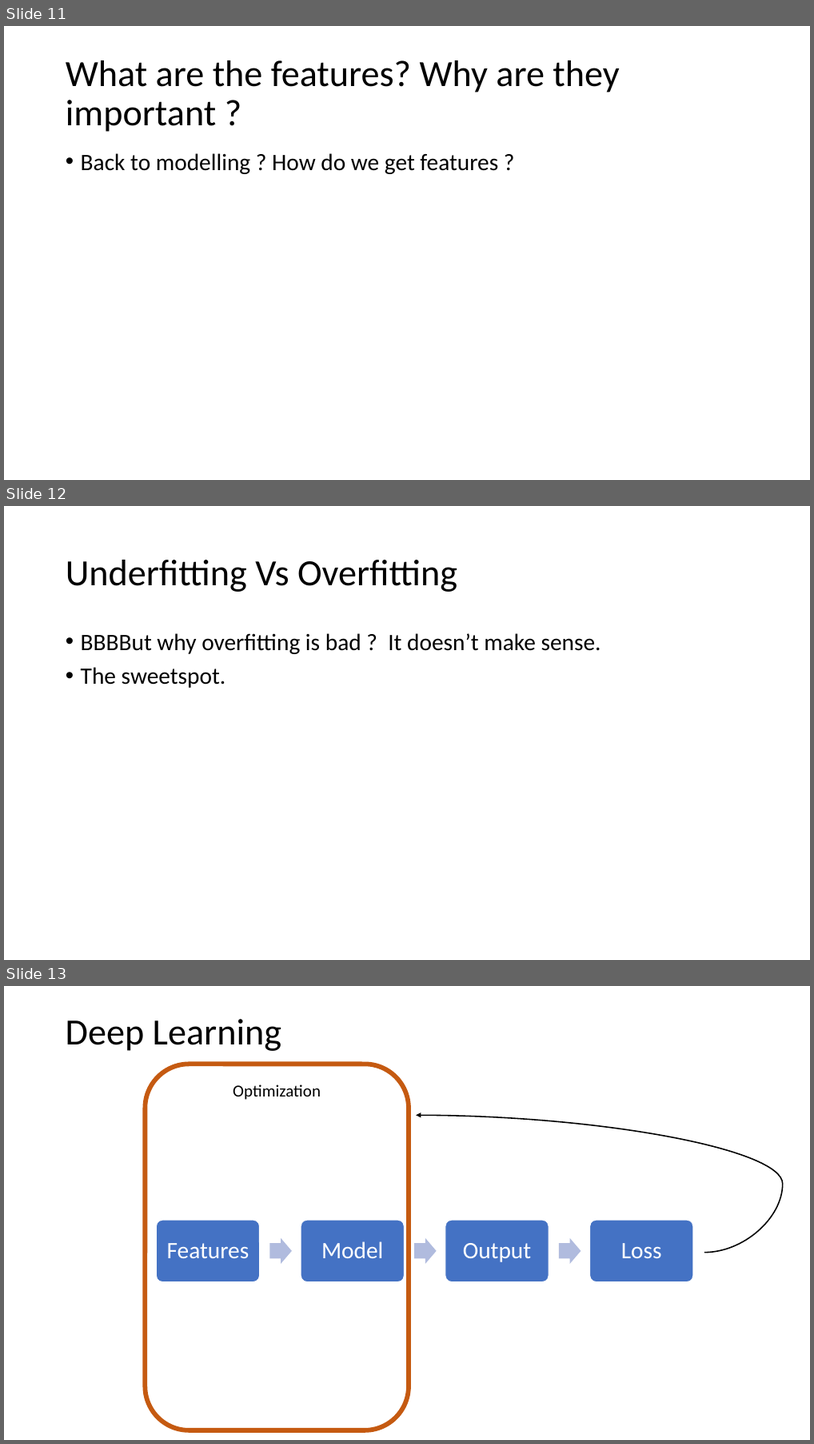
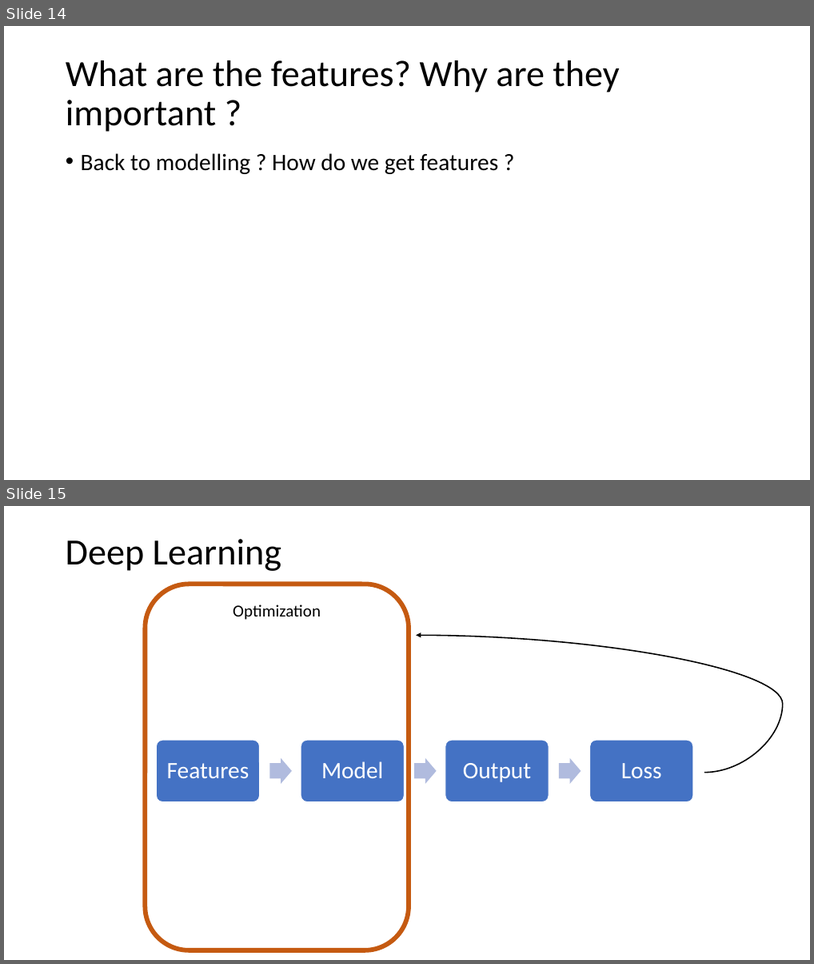
Before and after one commit to moayad-hsn/IndabaX-Sudan-2019, a slide deck: Intro to ML.pptx. Shown one above the other, each under a label of ours: slides 11, 12 and 13 before the commit, slides 14 and 15 after it. The pictures are 814x1444 and 814x964 pixels, drawn with LibreOffice and Linux fonts; fonts in the diff are those of the drawing. Boxes give left, top, right and bottom in pixels: in the first picture for what was removed or moved away, otherwise in the second. Text is boxed around its words. In the diff, an @@ line names an element or a change of style, - is before the commit and + after.

```diff
--- a/Intro to ML.pptx
+++ b/Intro to ML.pptx
@@ slide 12 removed at [4, 506, 810, 960], background #FFFFFF @@
@@ title removed at [66, 560, 458, 592] @@
-Underfitting Vs Overfitting
@@ text removed at [81, 633, 602, 688] @@
-• BBBBut why overfitting is bad ? It doesn’t make sense.
-• The sweetspot.
@@ what was slide 11 is now slide 14 @@
@@ what was slide 13 is now slide 15 @@
```
Also in this commit, not shown: 6 slides changed, 3 slides added.
